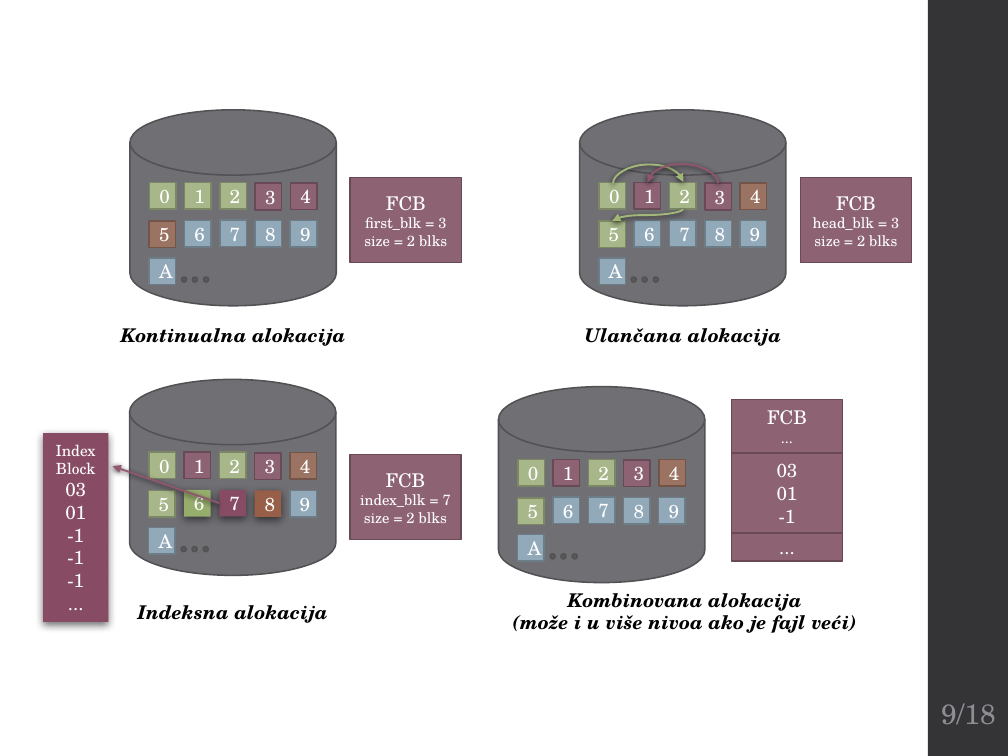
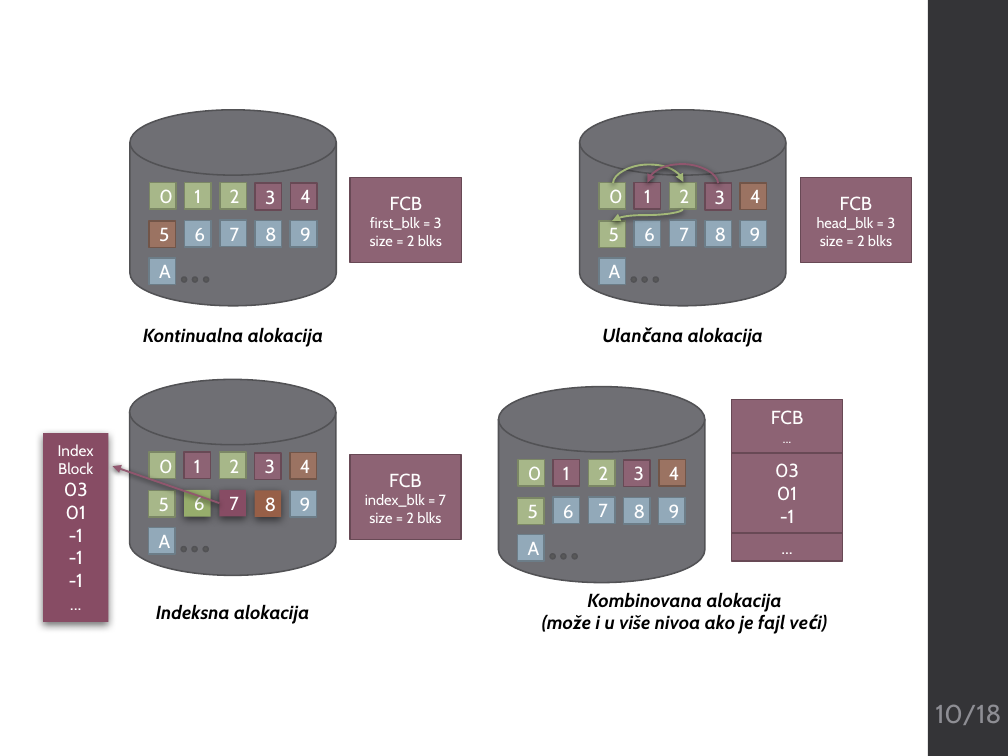
Before and after one commit to matejabogdanovic/University, a slide deck: slide 10 of Year3/Semester5/PPK/4-3_Fajl sistemi na operativnom sistemu Windows.pptx (slide 9 before the commit). Drawn at 1008x756 pixels with LibreOffice and Linux fonts; fonts in the diff are those of the drawing. Boxes give left, top, right and bottom in pixels: in the first picture for what was removed or moved away, otherwise in the second. Text is boxed around its words. In the diff, an @@ line names an element or a change of style, - is before the commit and + after.

```diff
--- a/Year3/Semester5/PPK/4-3_Fajl sistemi na operativnom sistemu Windows.pptx
+++ b/Year3/Semester5/PPK/4-3_Fajl sistemi na operativnom sistemu Windows.pptx
@@ font TeX Gyre Schola to Cabin in 55 elements at (x1=290, y1=182, x2=317, y2=209), (x1=184, y1=182, x2=211, y2=209), (x1=220, y1=182, x2=246, y2=209), (x1=149, y1=182, x2=175, y2=209), (x1=255, y1=183, x2=281, y2=210), (x1=290, y1=221, x2=317, y2=247), (x1=149, y1=258, x2=175, y2=284), (x1=255, y1=221, x2=281, y2=247), (x1=220, y1=220, x2=246, y2=246), (x1=184, y1=221, x2=211, y2=247), (x1=149, y1=221, x2=175, y2=247), (x1=740, y1=182, x2=766, y2=209), (x1=634, y1=182, x2=660, y2=209), (x1=669, y1=182, x2=696, y2=209), (x1=599, y1=182, x2=625, y2=209), (x1=705, y1=183, x2=731, y2=210), (x1=740, y1=221, x2=766, y2=247), (x1=599, y1=258, x2=625, y2=284), (x1=705, y1=221, x2=731, y2=247), (x1=669, y1=220, x2=696, y2=246), (x1=634, y1=221, x2=660, y2=247), (x1=599, y1=221, x2=625, y2=247), (x1=143, y1=327, x2=323, y2=347), (x1=688, y1=327, x2=763, y2=347), (x1=350, y1=177, x2=461, y2=262), (x1=800, y1=177, x2=911, y2=262), (x1=156, y1=604, x2=309, y2=624), (x1=350, y1=455, x2=461, y2=539), (x1=290, y1=453, x2=317, y2=479), (x1=184, y1=453, x2=211, y2=479), (x1=220, y1=453, x2=246, y2=479), (x1=149, y1=453, x2=175, y2=479), (x1=255, y1=453, x2=281, y2=479), (x1=289, y1=490, x2=316, y2=516), (x1=149, y1=527, x2=175, y2=553), (x1=255, y1=490, x2=281, y2=516), (x1=220, y1=490, x2=246, y2=516), (x1=184, y1=490, x2=211, y2=516), (x1=149, y1=491, x2=175, y2=517), (x1=43, y1=433, x2=109, y2=622), (x1=542, y1=592, x2=785, y2=634), (x1=732, y1=399, x2=843, y2=453), (x1=659, y1=460, x2=685, y2=486), (x1=553, y1=460, x2=580, y2=486), (x1=589, y1=460, x2=615, y2=486), (x1=518, y1=460, x2=544, y2=486), (x1=624, y1=460, x2=650, y2=486), (x1=659, y1=498, x2=685, y2=524), (x1=518, y1=534, x2=544, y2=560), (x1=624, y1=498, x2=650, y2=524), (x1=589, y1=497, x2=615, y2=523), (x1=553, y1=497, x2=580, y2=523), (x1=518, y1=498, x2=544, y2=524), (x1=732, y1=453, x2=843, y2=533), (x1=732, y1=533, x2=843, y2=560) @@
@@ page number at (x1=935, y1=704, x2=1001, y2=725): text changed; size 20 to 18.5 pt; font TeX Gyre Schola to Cabin @@
-9/18
+10/18
```
Also in this commit, not shown: 17 other slides changed, 1 other file.
